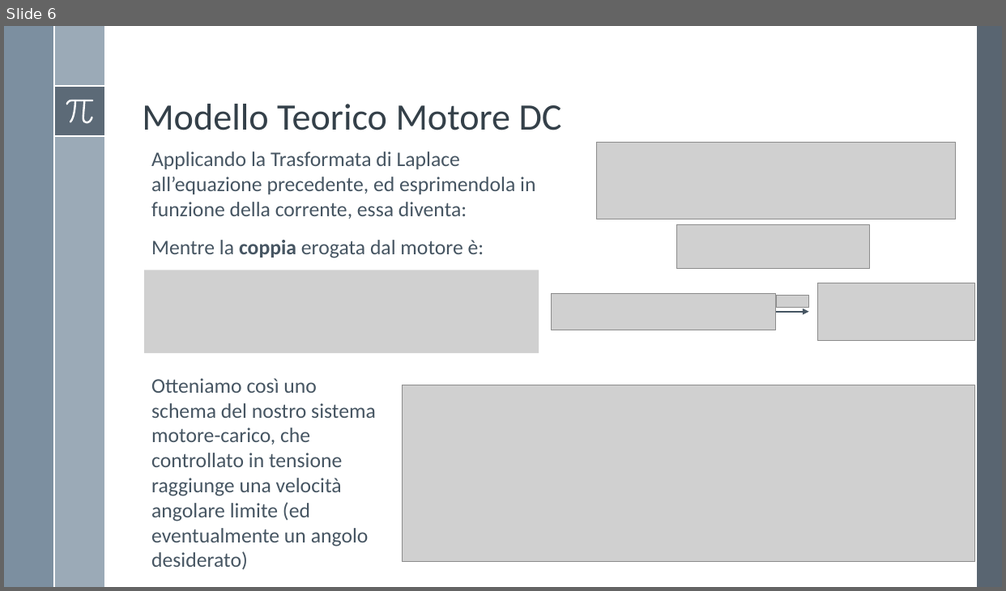
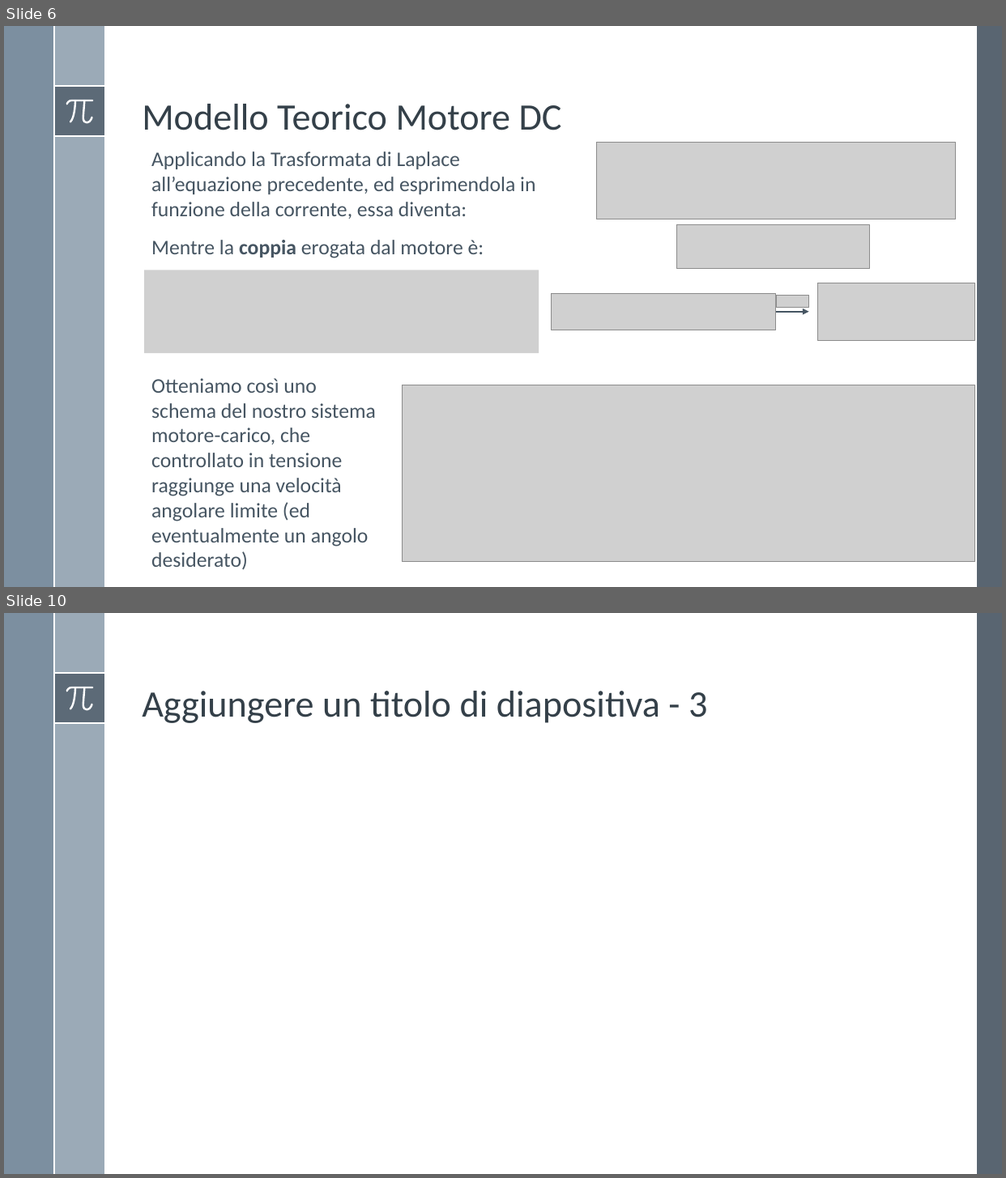
Before and after one commit to Alfystar/mv-Project, a slide deck: 00_Relazione/Modello e identificazione di un motore DC/Modello e identificazione di un motore DC.pptx. Shown one above the other, each under a label of ours: slide 6 before the commit, slides 6 and 10 after it; the slides between them are not shown. The pictures are 1006x591 and 1006x1178 pixels, drawn with LibreOffice and Linux fonts; fonts in the diff are those of the drawing; grey boxes stand for pictures. Boxes give left, top, right and bottom in pixels: in the first picture for what was removed or moved away, otherwise in the second. Text is boxed around its words. In the diff, an @@ line names an element or a change of style, - is before the commit and + after.

```diff
--- a/00_Relazione/Modello e identificazione di un motore DC/Modello e identificazione di un motore DC.pptx
+++ b/00_Relazione/Modello e identificazione di un motore DC/Modello e identificazione di un motore DC.pptx
@@ slide 10 added at (x1=4, y1=613, x2=1002, y2=1174), background #FFFFFF; not listed: 8 template elements that a slide beside it also shows @@
@@ title added at (x1=142, y1=691, x2=707, y2=723), 36 pt, text #35404A @@
+Aggiungere un titolo di diapositiva - 3
```
Also in this commit, not shown: 1 slide changed, 4 other slides added, 3 other files.
